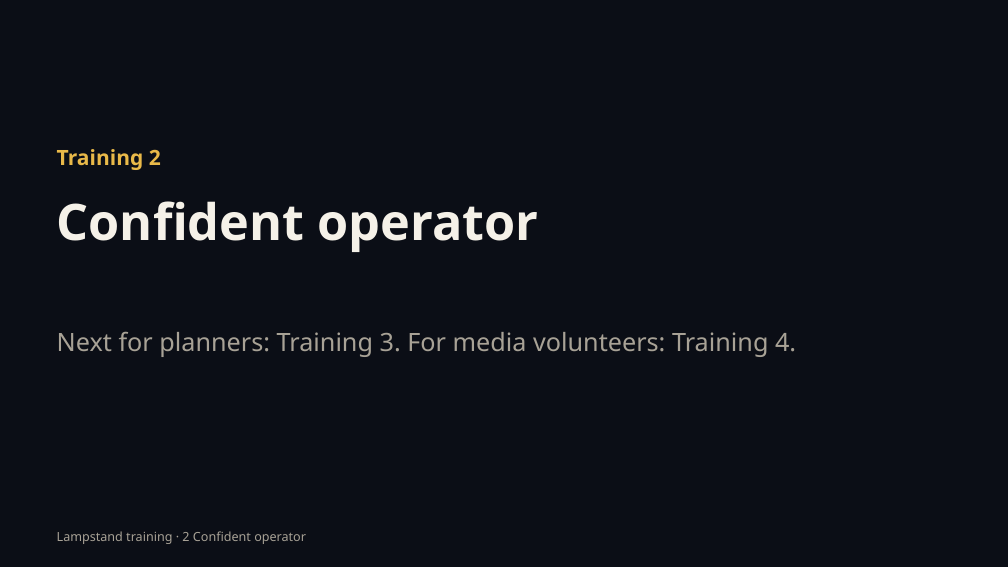
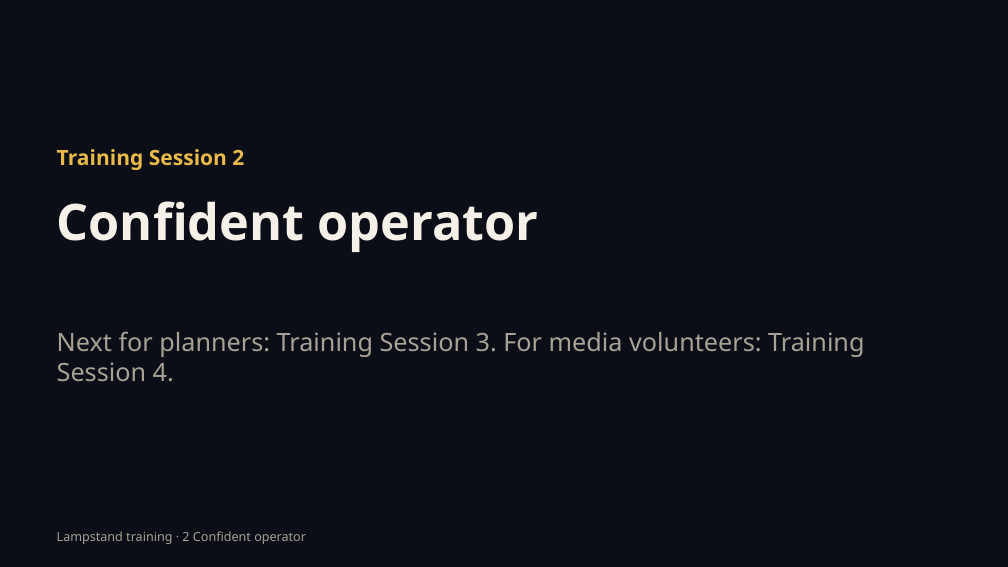
Before and after one commit to incrhst/lampstand, a slide deck: slide 2 of training/decks/t2-debrief.pptx. Drawn at 1008x567 pixels with LibreOffice and Linux fonts; fonts in the diff are those of the drawing. Boxes give left, top, right and bottom in pixels: in the first picture for what was removed or moved away, otherwise in the second. Text is boxed around its words. In the diff, an @@ line names an element or a change of style, - is before the commit and + after.

```diff
--- a/training/decks/t2-debrief.pptx
+++ b/training/decks/t2-debrief.pptx
@@ text at [57,149,244,170]: text changed @@
-Training 2
+Training Session 2
@@ text at [57,332,864,382]: text changed @@
-Next for planners: Training 3. For media volunteers: Training 4.
+Next for planners: Training Session 3. For media volunteers: Training Session 4.
```
Also in this commit, not shown: 49 other files.
